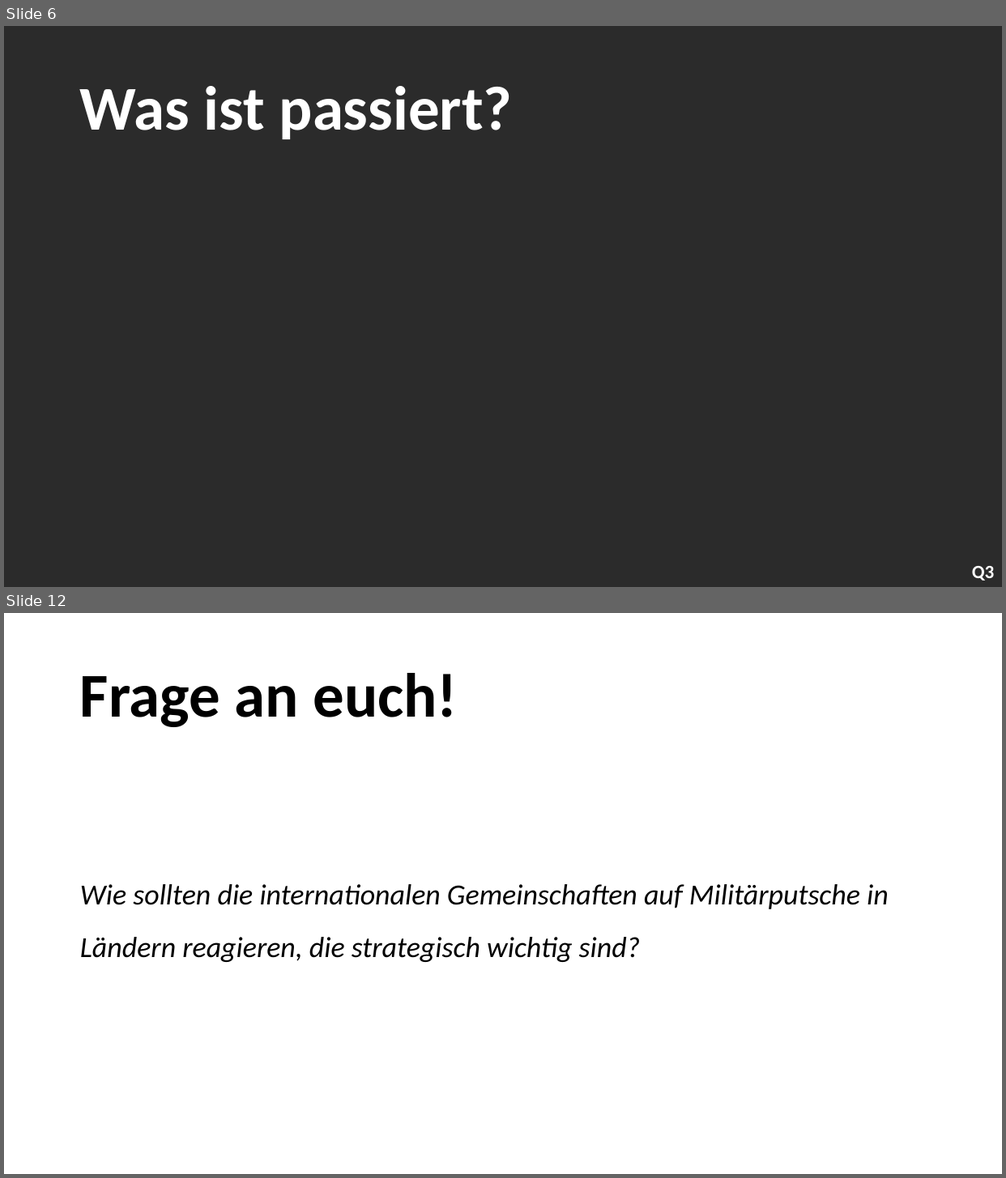
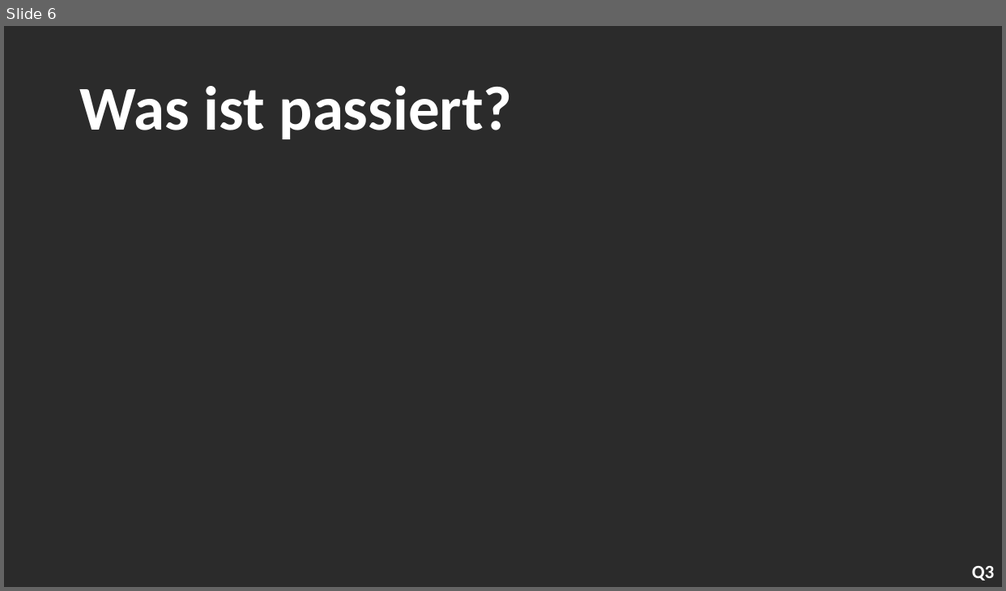
Before and after one commit to AH1M1-Org/School, a slide deck: Gesellschaftslehre/001_Gesellschaftlehre_Wochenbericht.pptx. Shown one above the other, each under a label of ours: slides 6 and 12 before the commit, slide 6 after it; the slides between them are not shown. The pictures are 1006x1178 and 1006x591 pixels, drawn with LibreOffice and Linux fonts; fonts in the diff are those of the drawing; grey boxes stand for pictures; background and template pictures are left out; a plain dark background stands for a picture behind light text. Boxes give left, top, right and bottom in pixels: in the first picture for what was removed or moved away, otherwise in the second. Text is boxed around its words. In the diff, an @@ line names an element or a change of style, - is before the commit and + after.

```diff
--- a/Gesellschaftslehre/001_Gesellschaftlehre_Wochenbericht.pptx
+++ b/Gesellschaftslehre/001_Gesellschaftlehre_Wochenbericht.pptx
@@ slide 12 removed at (4,613,1002,1174), background #FFFFFF @@
@@ title removed at (80,673,458,727) @@
-Frage an euch!
@@ text removed at (80,884,889,962) @@
-Wie sollten die internationalen Gemeinschaften auf Militärputsche in Ländern reagieren, die strategisch wichtig sind?
```
Also in this commit, not shown: 7 slides changed, 5 slides added, 2 other slides removed.
